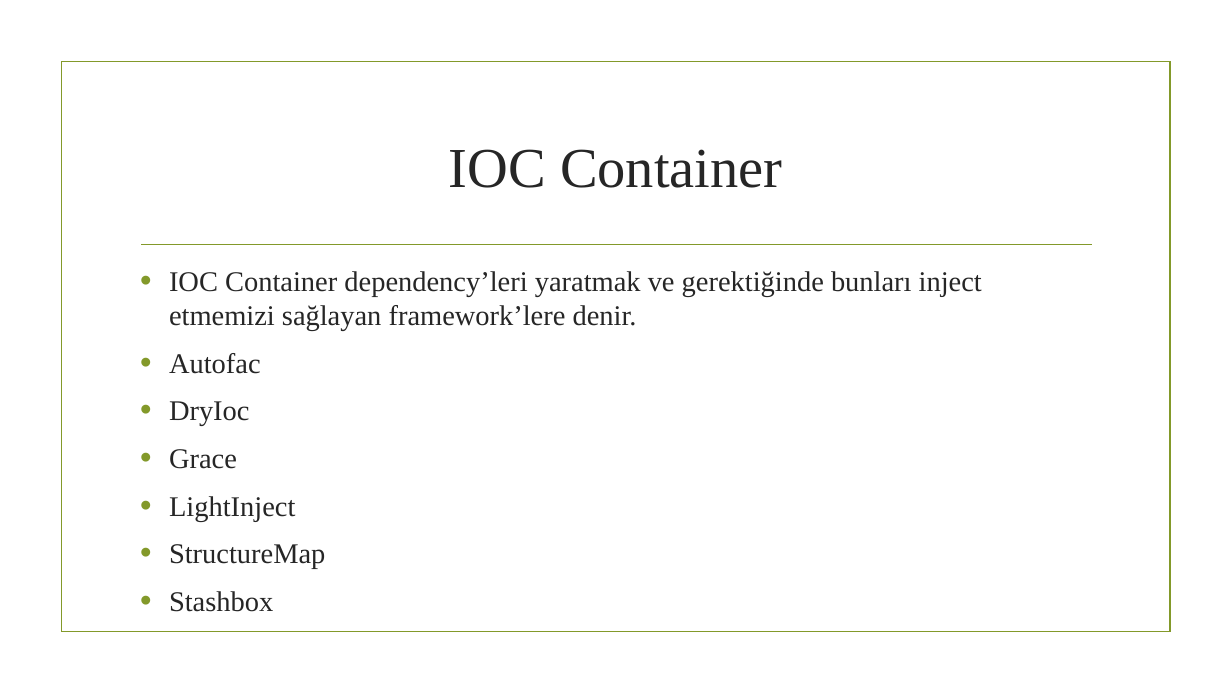
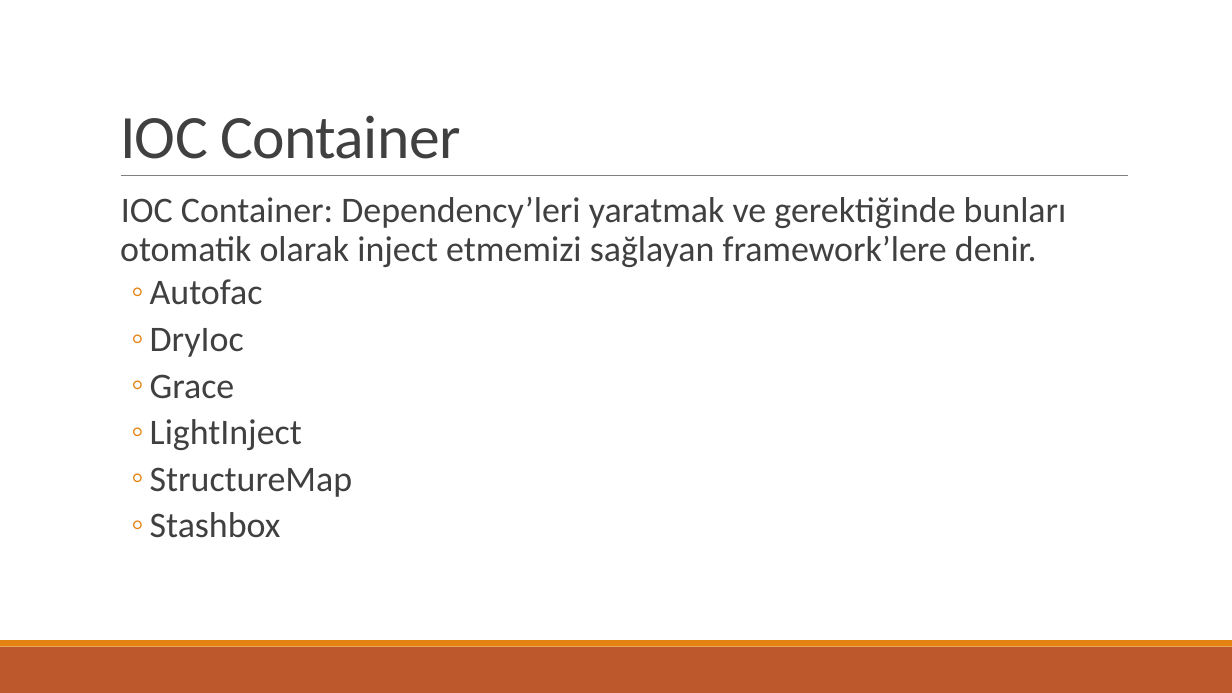
Before and after one commit to ozgurkaplan/MsMeetup20171025, a slide deck: slide 9 of Dependency Injection with net Core.pptx (slide 8 before the commit). Drawn at 1232x693 pixels with LibreOffice and Linux fonts; fonts in the diff are those of the drawing; background and template pictures are left out. Boxes give left, top, right and bottom in pixels: in the first picture for what was removed or moved away, otherwise in the second. Text is boxed around its words. In the diff, an @@ line names an element or a change of style, - is before the commit and + after.

Commit message:
kararlı ve kararsız dependency

```diff
--- a/Dependency Injection with net Core.pptx
+++ b/Dependency Injection with net Core.pptx
@@ title "IOC Container": place and size @@
-title "IOC Container" at (449,149,783,188)
+title "IOC Container" at (120,115,461,159)
@@ title "IOC Container" at (120,115,461,159): size 44 to 48 pt, font Times New Roman to Calibri, text colour #262626 to #404040, letter spacing 0 to -0.5 pt; alignment centre to left; line spacing 1 to 0.85; vertical alignment middle to bottom @@
@@ rectangle removed at (61,62,1170,632) @@
@@ line moved from (141, 245) - (1092, 245) to (121, 176) - (1128, 176) @@
@@ line (121, 176) - (1128, 176): stroke #83992A 1.25 pt to #808080 0.5 pt @@
@@ text "IOC Container: Dependency’leri yaratmak ve ...": place and size @@
-text "IOC Container: Dependency’leri yaratmak ve ..." at (169,271,982,569)
+text "IOC Container: Dependency’leri yaratmak ve ..." at (120,197,1067,538)
@@ text at (120,197,1067,267): text changed; size 22.2 to 28 pt; font Times New Roman to Calibri; text colour #262626 to #404040 @@
-• IOC Container dependency’leri yaratmak ve gerektiğinde bunları inject etmemizi sağlayan framework’lere denir.
+  IOC Container: Dependency’leri yaratmak ve gerektiğinde bunları otomatik olarak inject etmemizi sağlayan framework’lere denir.
@@ text at (150,279,352,538): size 22.2 to 28 pt, font Times New Roman to Calibri, text colour #262626 to #404040 in "Autofac", "DryIoc", "Grace", "LightInject" and 2 more places; bullet • to ◦; list level 1 to 2 in "Autofac"; line spacing 1 to 0.9; bullet colour #83992A to #E48312; list level 1 to 2 in "DryIoc"; list level 1 to 2 in "Grace"; list level 1 to 2 in "LightInject"; list level 1 to 2 in "StructureMap"; list level 1 to 2 in "Stashbox" @@
@@ rectangle added at (0,647,1232,693), fill #BD582C @@
@@ rectangle added at (0,640,1232,647), fill #E48312 @@
```
Also in this commit, not shown: 10 other slides changed, 4 slides added, 2 other files.
